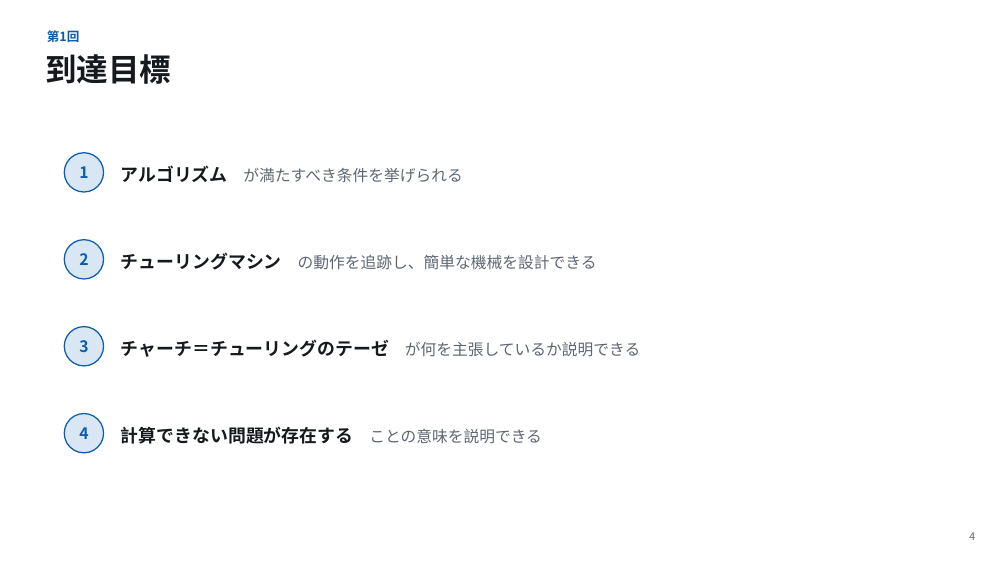
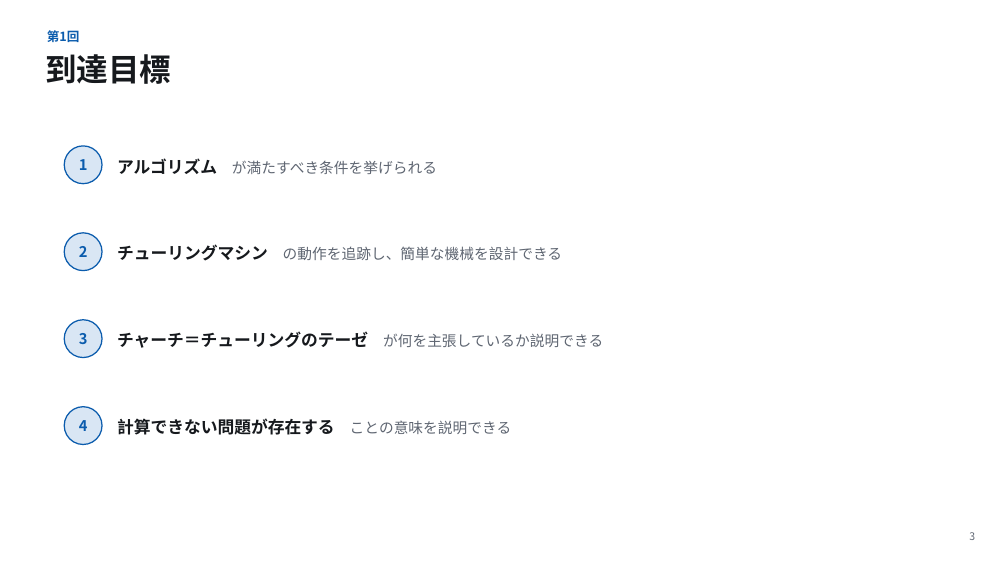
Before and after one commit to koide55/CompOutline, a slide deck: slide 3 of slides/第01回_計算とは何か.pptx (slide 4 before the commit). Drawn at 1008x567 pixels with LibreOffice and Linux fonts; fonts in the diff are those of the drawing. Boxes give left, top, right and bottom in pixels: in the first picture for what was removed or moved away, otherwise in the second. Text is boxed around its words. In the diff, an @@ line names an element or a change of style, - is before the commit and + after.

```diff
--- a/slides/第01回_計算とは何か.pptx
+++ b/slides/第01回_計算とは何か.pptx
@@ text "アルゴリズム が満たすべき条件を挙げられる": place and size @@
-text "アルゴリズム が満たすべき条件を挙げられる" at [121,165,462,183]
+text "アルゴリズム が満たすべき条件を挙げられる" at [117,158,437,174]
@@ text "アルゴリズム が満たすべき条件を挙げられる" at [117,158,437,174]: size 17 to 16 pt in "アルゴリズム"; size 15 to 14 pt in "が満たすべき条件を挙げられる" @@
@@ text "チューリングマシン の動作を追跡し、簡単な機械を設計できる": place and size @@
-text "チューリングマシン の動作を追跡し、簡単な機械を設計できる" at [121,252,597,270]
+text "チューリングマシン の動作を追跡し、簡単な機械を設計できる" at [117,244,562,261]
@@ text "チューリングマシン の動作を追跡し、簡単な機械を設計できる" at [117,244,562,261]: size 17 to 16 pt in "チューリングマシン"; size 15 to 14 pt in "の動作を追跡し、簡単な機械を設計できる" @@
@@ text "チャーチ＝チューリングのテーゼ が何を主張しているか説明できる": place and size @@
-text "チャーチ＝チューリングのテーゼ が何を主張しているか説明できる" at [121,339,640,357]
+text "チャーチ＝チューリングのテーゼ が何を主張しているか説明できる" at [117,331,603,348]
@@ text "チャーチ＝チューリングのテーゼ が何を主張しているか説明できる" at [117,331,603,348]: size 17 to 16 pt in "チャーチ＝チューリングのテーゼ"; size 15 to 14 pt in "が何を主張しているか説明できる" @@
@@ 4 texts, 4 ellipses: place and size @@
-4 texts, 4 ellipses at [64,153,104,453]
+4 texts, 4 ellipses at [64,146,102,445]
@@ size 15 to 14 pt in 4 elements at [79,333,88,344], [79,246,88,257], [79,159,88,170], [79,420,88,431] @@
@@ text "計算できない問題が存在する ことの意味を説明できる": place and size @@
-text "計算できない問題が存在する ことの意味を説明できる" at [121,426,542,444]
+text "計算できない問題が存在する ことの意味を説明できる" at [117,418,512,435]
@@ text "計算できない問題が存在する ことの意味を説明できる" at [117,418,512,435]: size 17 to 16 pt in "計算できない問題が存在する"; size 15 to 14 pt in "ことの意味を説明できる" @@
@@ text at [969,532,975,540]: text changed @@
-4
+3
```
Also in this commit, not shown: 21 other slides changed, 32 other files.
